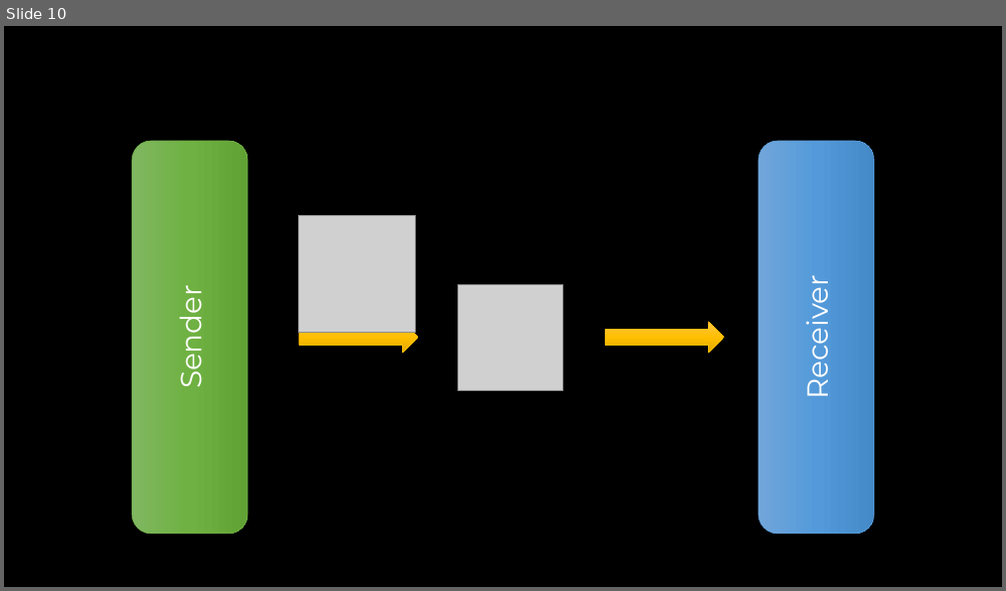
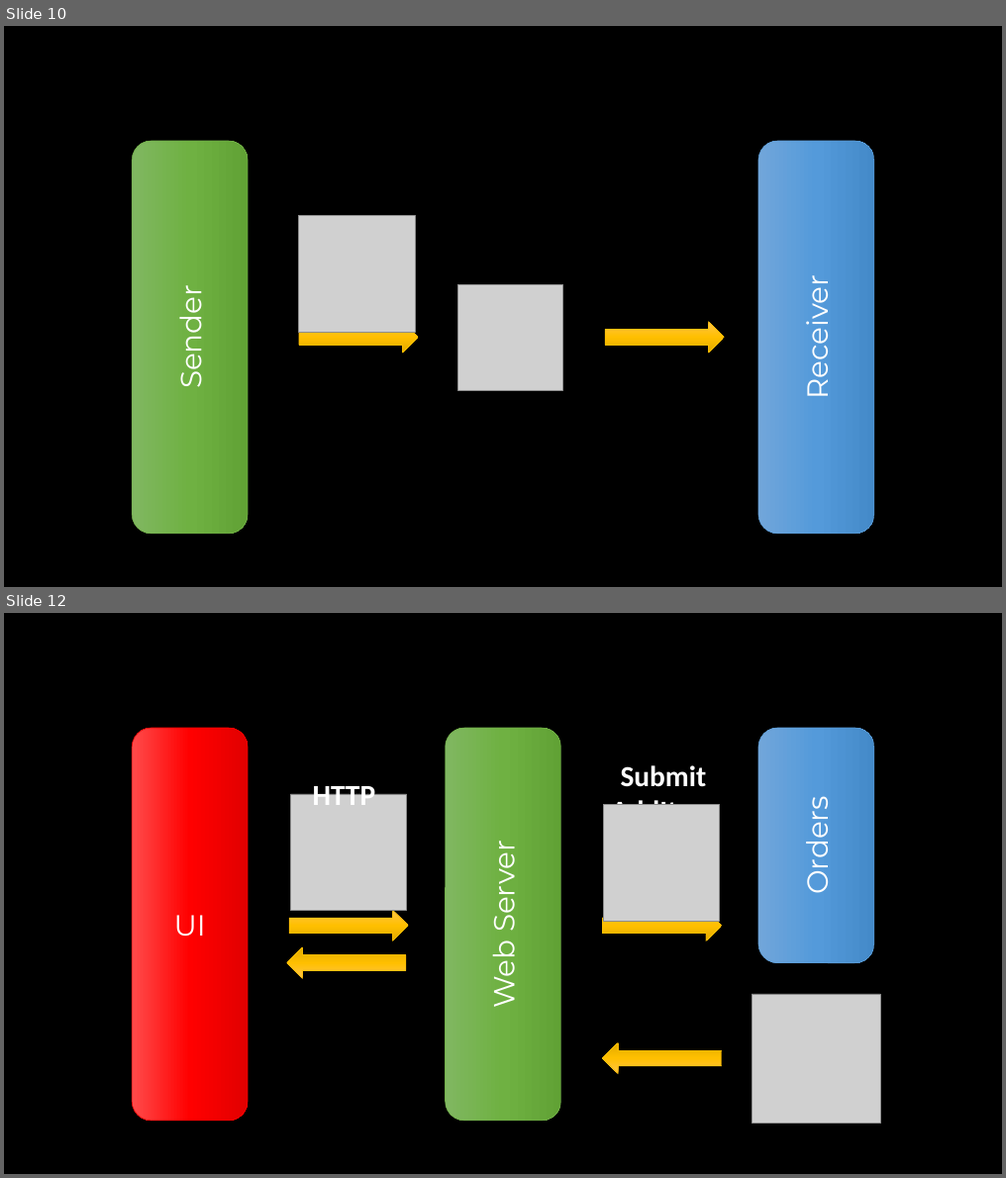
Before and after one commit to exactly-once/workshop, a slide deck: Lectures/images.pptx. Shown one above the other, each under a label of ours: slide 10 before the commit, slides 10 and 12 after it; the slides between them are not shown. The pictures are 1006x591 and 1006x1178 pixels, drawn with LibreOffice and Linux fonts; fonts in the diff are those of the drawing; grey boxes stand for pictures. Boxes give left, top, right and bottom in pixels: in the first picture for what was removed or moved away, otherwise in the second. Text is boxed around its words. In the diff, an @@ line names an element or a change of style, - is before the commit and + after.

```diff
--- a/Lectures/images.pptx
+++ b/Lectures/images.pptx
@@ slide 12 added at bbox=[4, 613, 1002, 1174], background #000000 @@
@@ rounded rectangle added at bbox=[132, 728, 249, 1121], fill gradient #FF4B4B to #FF0000 to #E30000, outline #FF0000 0.5 pt, 28 pt, text #FFFFFF @@
+UI
@@ rounded rectangle added at bbox=[445, 728, 561, 1121], fill gradient #81B861 to #6FB242 to #62A336, outline #70AD47 0.5 pt, 28 pt, text #FFFFFF @@
+Web Server
@@ rounded rectangle added at bbox=[758, 728, 874, 963], fill gradient #71A6DB to #559BDB to #448ACA, outline #5B9BD5 0.5 pt, 28 pt, text #FFFFFF @@
+Orders
@@ text added at bbox=[313, 780, 376, 805], 28 pt, text #FFFFFF, bold @@
+HTTP
@@ text added at bbox=[611, 765, 716, 805], 28 pt, text #FFFFFF, bold @@
+Submit
+AddItem
@@ picture added at bbox=[291, 794, 407, 910] @@
@@ picture added at bbox=[604, 805, 720, 921] @@
@@ right arrow added at bbox=[289, 910, 408, 941], fill gradient #FFC64B to #FFC000 to #E3AB00, outline #FFC000 0.5 pt @@
@@ right arrow added at bbox=[603, 910, 722, 941], fill gradient #FFC64B to #FFC000 to #E3AB00, outline #FFC000 0.5 pt @@
@@ right arrow added at bbox=[603, 910, 722, 941], fill gradient #FFC64B to #FFC000 to #E3AB00, outline #FFC000 0.5 pt @@
@@ right arrow added at bbox=[287, 948, 406, 978], fill gradient #FFC64B to #FFC000 to #E3AB00, outline #FFC000 0.5 pt @@
@@ picture added at bbox=[751, 994, 880, 1123] @@
@@ right arrow added at bbox=[603, 1044, 722, 1074], fill gradient #FFC64B to #FFC000 to #E3AB00, outline #FFC000 0.5 pt @@
```
Also in this commit, not shown: 3 other slides added, 4 other files.
